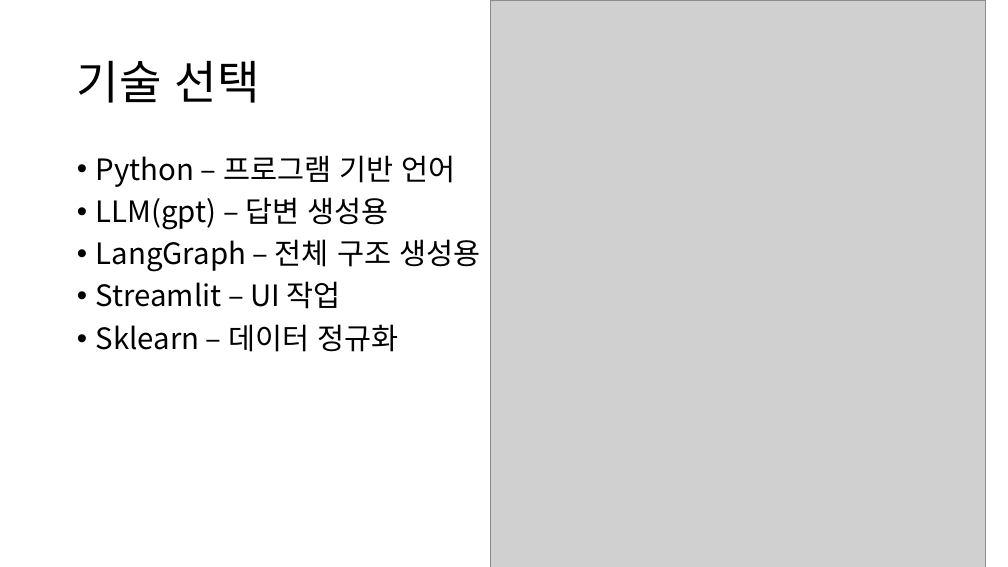
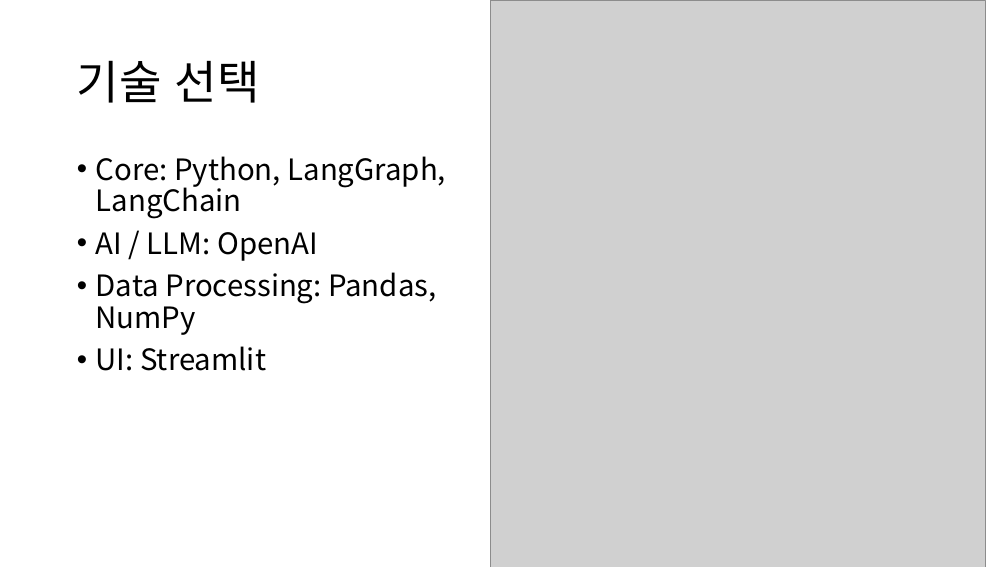
Before and after one commit to semistone97/pjt-SEO, a slide deck: slide 12 of jskim/키워드 기반 리스팅 최적화 에이전트 - 구현파트.pptx (slide 11 before the commit). Drawn at 1008x567 pixels with LibreOffice and Linux fonts; fonts in the diff are those of the drawing; grey boxes stand for pictures. Boxes give left, top, right and bottom in pixels: in the first picture for what was removed or moved away, otherwise in the second. Text is boxed around its words. In the diff, an @@ line names an element or a change of style, - is before the commit and + after.

Commit message:
일단 프로젝트 완성

```diff
--- a/jskim/키워드 기반 리스팅 최적화 에이전트 - 구현파트.pptx
+++ b/jskim/키워드 기반 리스팅 최적화 에이전트 - 구현파트.pptx
@@ text at (96,156,447,371): text changed @@
-• Python – 프로그램 기반 언어
-• LLM(gpt) – 답변 생성용
-• LangGraph – 전체 구조 생성용
-• Streamlit – UI 작업
-• Sklearn – 데이터 정규화
+• Core: Python, LangGraph, LangChain
+• AI / LLM: OpenAI
+• Data Processing: Pandas, NumPy
+• UI: Streamlit
```
Also in this commit, not shown: 6 other slides changed, 2 slides added, 1 slide removed, 3 other files.
